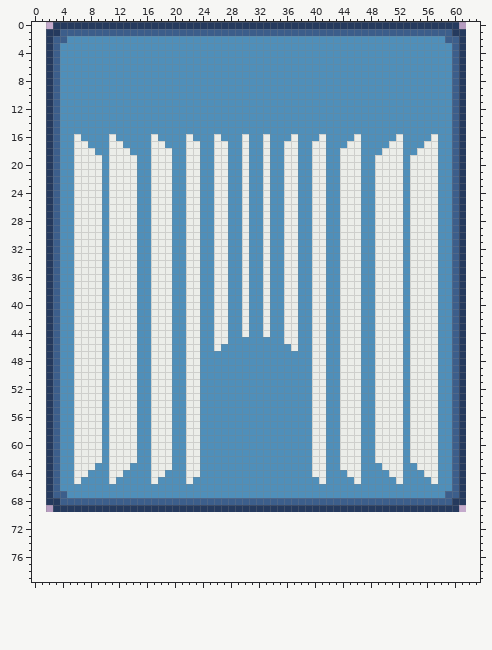
Edited in one commit: sprite sheet (Assets/Sprites/card_back.png). Above is the file before it was changed.
The file is 60x70 pixels. The old version is drawn lined up with the new one, on the new canvas.
Now the later version:
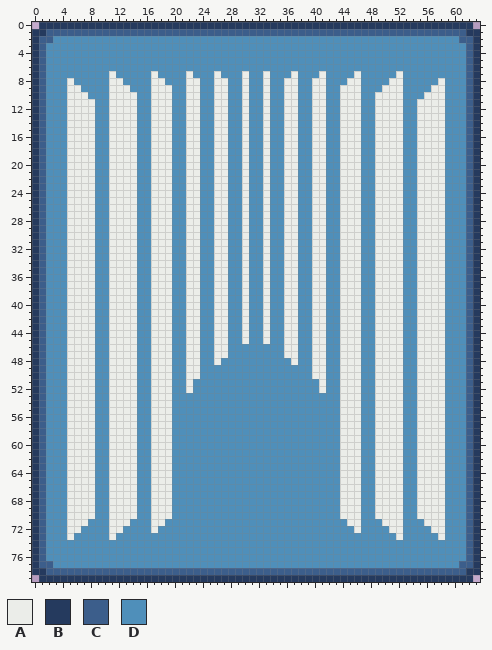
Palette (. is transparent): A #ebede9  B #253a5e  C #3c5e8b  D #4f8fba
The author wrote: fix: show windows in the Room Ghost (preview) fix: update the card back graphics
What changed:
canvas 60x70 -> 64x80, the old top-left corner now at 2,0
Changed rows in their new state; - is an unchanged pixel.
first column x 0:
 0 -BB----------------------------------------------------------BB-
 1 BBCC--------------------------------------------------------CCBB
 2 BCCDD------------------------------------------------------DDCCB
 3 BCDD--------------------------------------------------------DDCB
 4 BCDD--------------------------------------------------------DDCB
 5 BCDD--------------------------------------------------------DDCB
 6 BCDD--------------------------------------------------------DDCB
 7 BCDD-------A-----A----A---A---A--A---A---A----A-----A-------DDCB
 8 BCDD-A-----AA----AA---AA--AA--A--A--AA--AA---AA----AA-----A-DDCB
 9 BCDD-AA----AAA---AAA--AA--AA--A--A--AA--AA--AAA---AAA----AA-DDCB
10 BCDD-AAA---AAAA--AAA--AA--AA--A--A--AA--AA--AAA--AAAA---AAA-DDCB
11 BCDD-AAAA--AAAA--AAA--AA--AA--A--A--AA--AA--AAA--AAAA--AAAA-DDCB
12 BCDD-AAAA--AAAA--AAA--AA--AA--A--A--AA--AA--AAA--AAAA--AAAA-DDCB
13 BCDD-AAAA--AAAA--AAA--AA--AA--A--A--AA--AA--AAA--AAAA--AAAA-DDCB
14 BCDD-AAAA--AAAA--AAA--AA--AA--A--A--AA--AA--AAA--AAAA--AAAA-DDCB
15 BCDD-AAAA--AAAA--AAA--AA--AA--A--A--AA--AA--AAA--AAAA--AAAA-DDCB
16 BCDD-A-AA---AAA---AA---A---A--------A---A---AA---AAA---AA-A-DDCB
17 BCDD-A--A----AA----A------------------------A----AA----A--A-DDCB
18 BCDD-A--------A----------------------------------A--------A-DDCB
19 BCDD-A---D--------------------------------------------D---A-DDCB
20 BCDD-A---D--------------------------------------------D---A-DDCB
21 BCDD-A---D--------------------------------------------D---A-DDCB
22 BCDD-A---D--------------------------------------------D---A-DDCB
23 BCDD-A---D--------------------------------------------D---A-DDCB
24 BCDD-A---D--------------------------------------------D---A-DDCB
25 BCDD-A---D--------------------------------------------D---A-DDCB
26 BCDD-A---D--------------------------------------------D---A-DDCB
27 BCDD-A---D--------------------------------------------D---A-DDCB
28 BCDD-A---D--------------------------------------------D---A-DDCB
29 BCDD-A---D--------------------------------------------D---A-DDCB
30 BCDD-A---D--------------------------------------------D---A-DDCB
31 BCDD-A---D--------------------------------------------D---A-DDCB
32 BCDD-A---D--------------------------------------------D---A-DDCB
33 BCDD-A---D--------------------------------------------D---A-DDCB
34 BCDD-A---D--------------------------------------------D---A-DDCB
35 BCDD-A---D--------------------------------------------D---A-DDCB
36 BCDD-A---D--------------------------------------------D---A-DDCB
37 BCDD-A---D--------------------------------------------D---A-DDCB
38 BCDD-A---D--------------------------------------------D---A-DDCB
39 BCDD-A---D--------------------------------------------D---A-DDCB
40 BCDD-A---D--------------------------------------------D---A-DDCB
41 BCDD-A---D--------------------------------------------D---A-DDCB
42 BCDD-A---D--------------------------------------------D---A-DDCB
43 BCDD-A---D--------------------------------------------D---A-DDCB
44 BCDD-A---D--------------------------------------------D---A-DDCB
45 BCDD-A---D--------------------A--A--------------------D---A-DDCB
46 BCDD-A---D-----------------A--------A-----------------D---A-DDCB
47 BCDD-A---D----------------AA--------AA----------------D---A-DDCB
48 BCDD-A---D----------------A----------A----------------D---A-DDCB
49 BCDD-A---D--------------------------------------------D---A-DDCB
50 BCDD-A---D--------------------------------------------D---A-DDCB
51 BCDD-A---D-------------D----------------D-------------D---A-DDCB
52 BCDD-A---D-------------D----------------D-------------D---A-DDCB
53 BCDD-A---D------------DD----------------DD------------D---A-DDCB
54 BCDD-A---D------------DD----------------DD------------D---A-DDCB
55 BCDD-A---D------------DD----------------DD------------D---A-DDCB
56 BCDD-A---D------------DD----------------DD------------D---A-DDCB
57 BCDD-A---D------------DD----------------DD------------D---A-DDCB
58 BCDD-A---D------------DD----------------DD------------D---A-DDCB
59 BCDD-A---D------------DD----------------DD------------D---A-DDCB
60 BCDD-A---D------------DD----------------DD------------D---A-DDCB
61 BCDD-A---D------------DD----------------DD------------D---A-DDCB
62 BCDD-A---D------------DD----------------DD------------D---A-DDCB
63 BCDD-A--------A-------DD----------------DD-------A--------A-DDCB
64 BCDD-A--A----AA----A--DD----------------DD--A----AA----A--A-DDCB
65 BCDD-A-AA---AAA---AA--D------------------D--AA---AAA---AA-A-DDCB
66 BCDD-AAAA--AAAA--AAA------------------------AAA--AAAA--AAAA-DDCB
67 BCDDDAAAA--AAAA--AAA------------------------AAA--AAAA--AAAADDDCB
68 BCDDDAAAADDAAAADDAAADDDDDDDDDDDDDDDDDDDDDDDDAAADDAAAADDAAAADDDCB
69 BCDDDAAAADDAAAADDAAADDDDDDDDDDDDDDDDDDDDDDDDAAADDAAAADDAAAADDDCB
70 BCDDDAAAADDAAAADDAAADDDDDDDDDDDDDDDDDDDDDDDDAAADDAAAADDAAAADDDCB
71 BCDDDAAADDDAAADDDAADDDDDDDDDDDDDDDDDDDDDDDDDDAADDDAAADDDAAADDDCB
72 BCDDDAADDDDAADDDDADDDDDDDDDDDDDDDDDDDDDDDDDDDDADDDDAADDDDAADDDCB
73 BCDDDADDDDDADDDDDDDDDDDDDDDDDDDDDDDDDDDDDDDDDDDDDDDDADDDDDADDDCB
74 BCDDDDDDDDDDDDDDDDDDDDDDDDDDDDDDDDDDDDDDDDDDDDDDDDDDDDDDDDDDDDCB
75 BCDDDDDDDDDDDDDDDDDDDDDDDDDDDDDDDDDDDDDDDDDDDDDDDDDDDDDDDDDDDDCB
76 BCDDDDDDDDDDDDDDDDDDDDDDDDDDDDDDDDDDDDDDDDDDDDDDDDDDDDDDDDDDDDCB
77 BCCDDDDDDDDDDDDDDDDDDDDDDDDDDDDDDDDDDDDDDDDDDDDDDDDDDDDDDDDDDCCB
78 BBCCCCCCCCCCCCCCCCCCCCCCCCCCCCCCCCCCCCCCCCCCCCCCCCCCCCCCCCCCCCBB
79 -BBBBBBBBBBBBBBBBBBBBBBBBBBBBBBBBBBBBBBBBBBBBBBBBBBBBBBBBBBBBBB-
